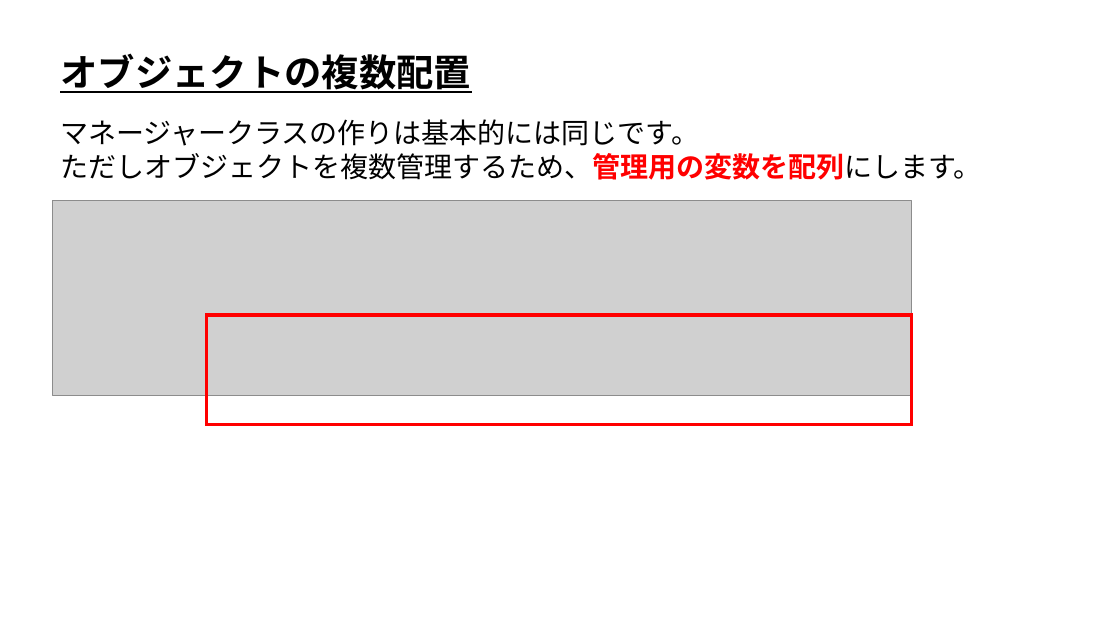
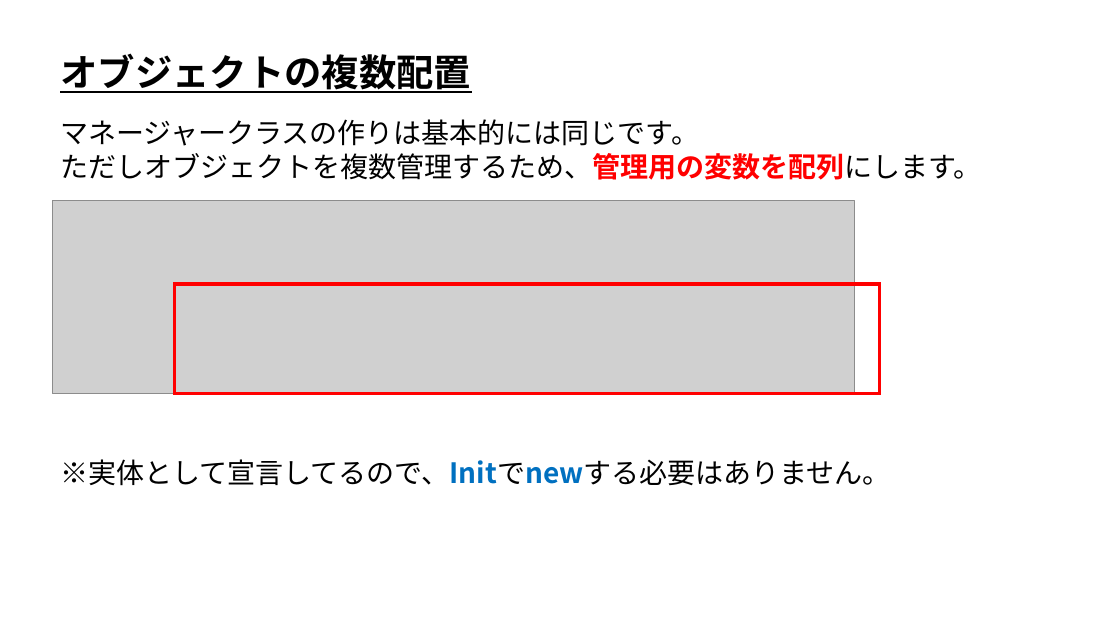
Before and after one commit to ArakiYusuke-Ohara/Textbook, a slide deck: slide 3 of ゲーム科2年/00_前期/ゲーム開発Ⅰ/05_オブジェクトの複数配置.pptx. Drawn at 1120x630 pixels with LibreOffice and Linux fonts; fonts in the diff are those of the drawing; grey boxes stand for pictures. Boxes give left, top, right and bottom in pixels: in the first picture for what was removed or moved away, otherwise in the second. Text is boxed around its words. In the diff, an @@ line names an element or a change of style, - is before the commit and + after.

```diff
--- a/ゲーム科2年/00_前期/ゲーム開発Ⅰ/05_オブジェクトの複数配置.pptx
+++ b/ゲーム科2年/00_前期/ゲーム開発Ⅰ/05_オブジェクトの複数配置.pptx
@@ picture: place and size @@
-picture at [52, 201, 912, 396]
+picture at [52, 201, 854, 393]
@@ rectangle: place and size @@
-rectangle at [207, 315, 912, 425]
+rectangle at [175, 284, 880, 394]
@@ text added at [60, 459, 890, 486], 24 pt, text #000000 @@
+※実体として宣言してるので、Initでnewする必要はありません。
```
Also in this commit, not shown: 9 other slides changed, 3 slides removed.
